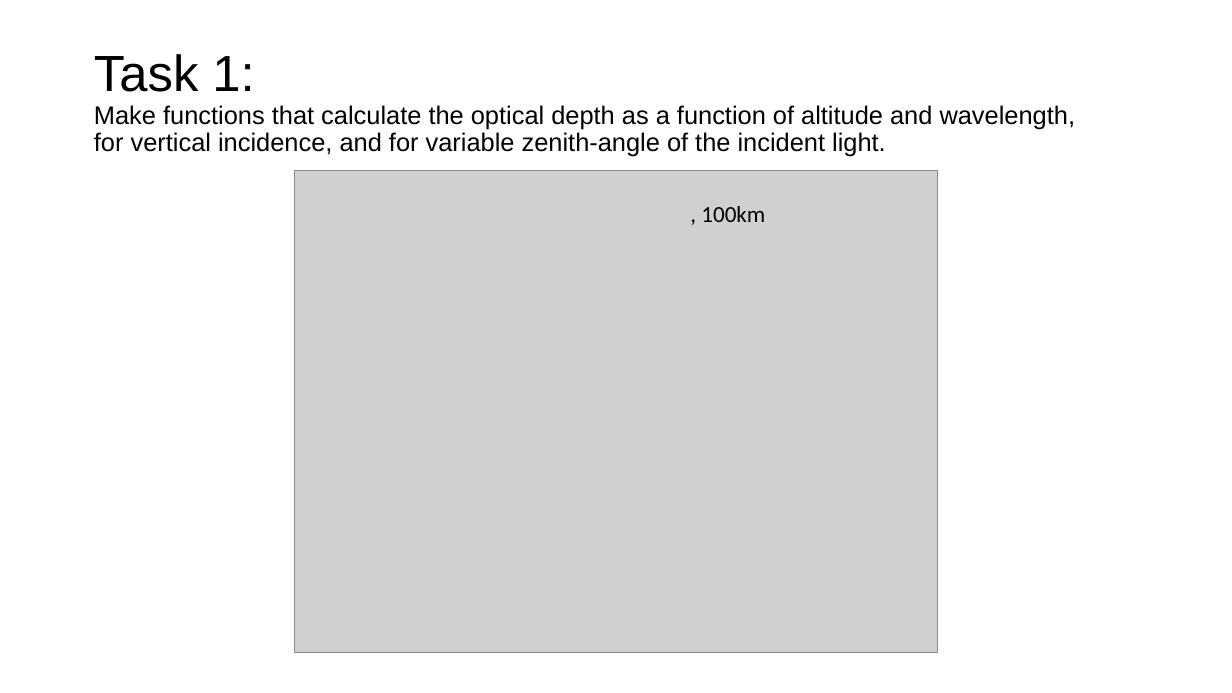
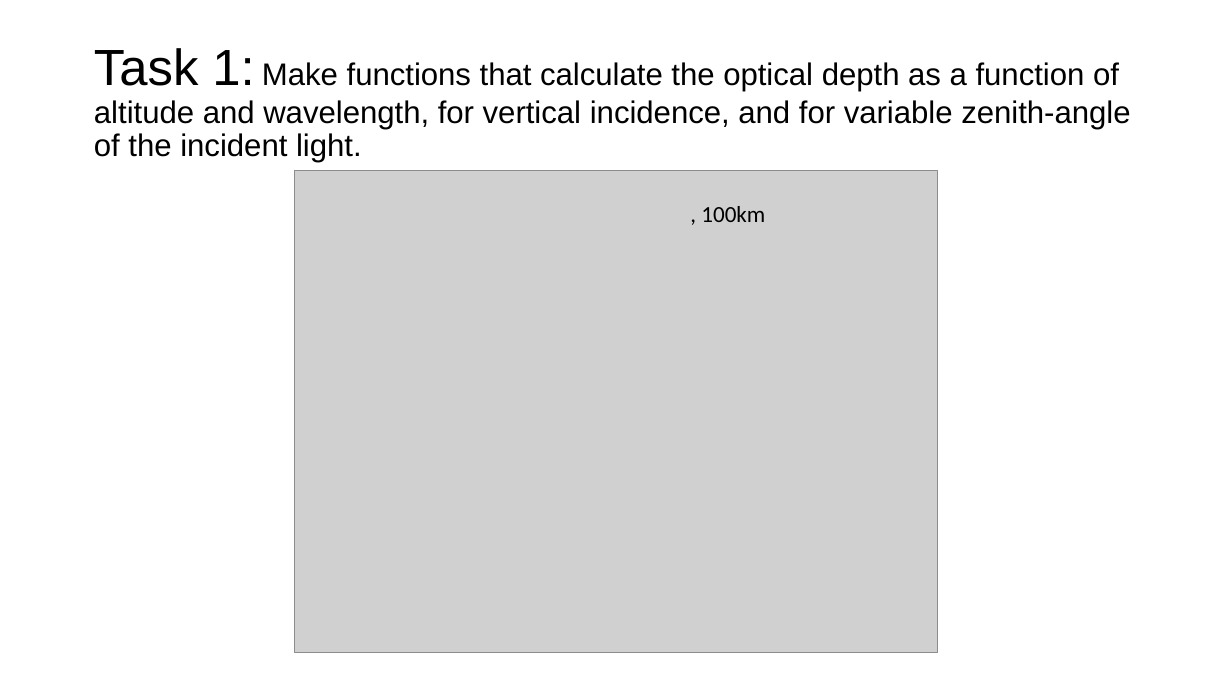
Before and after one commit to tva050/FYS-3003, a slide deck: slide 9 of exam.pptx. Drawn at 1232x693 pixels with LibreOffice and Linux fonts; fonts in the diff are those of the drawing; grey boxes stand for pictures. Boxes give left, top, right and bottom in pixels: in the first picture for what was removed or moved away, otherwise in the second. Text is boxed around its words. In the diff, an @@ line names an element or a change of style, - is before the commit and + after.

```diff
--- a/exam.pptx
+++ b/exam.pptx
@@ title "Task 1: Make functions that ..." at <box>94,48,1130,162</box>: size 19.8 to 24.3 pt @@
```
Also in this commit, not shown: 5 other slides changed, 16 slides added, 8 other files.
